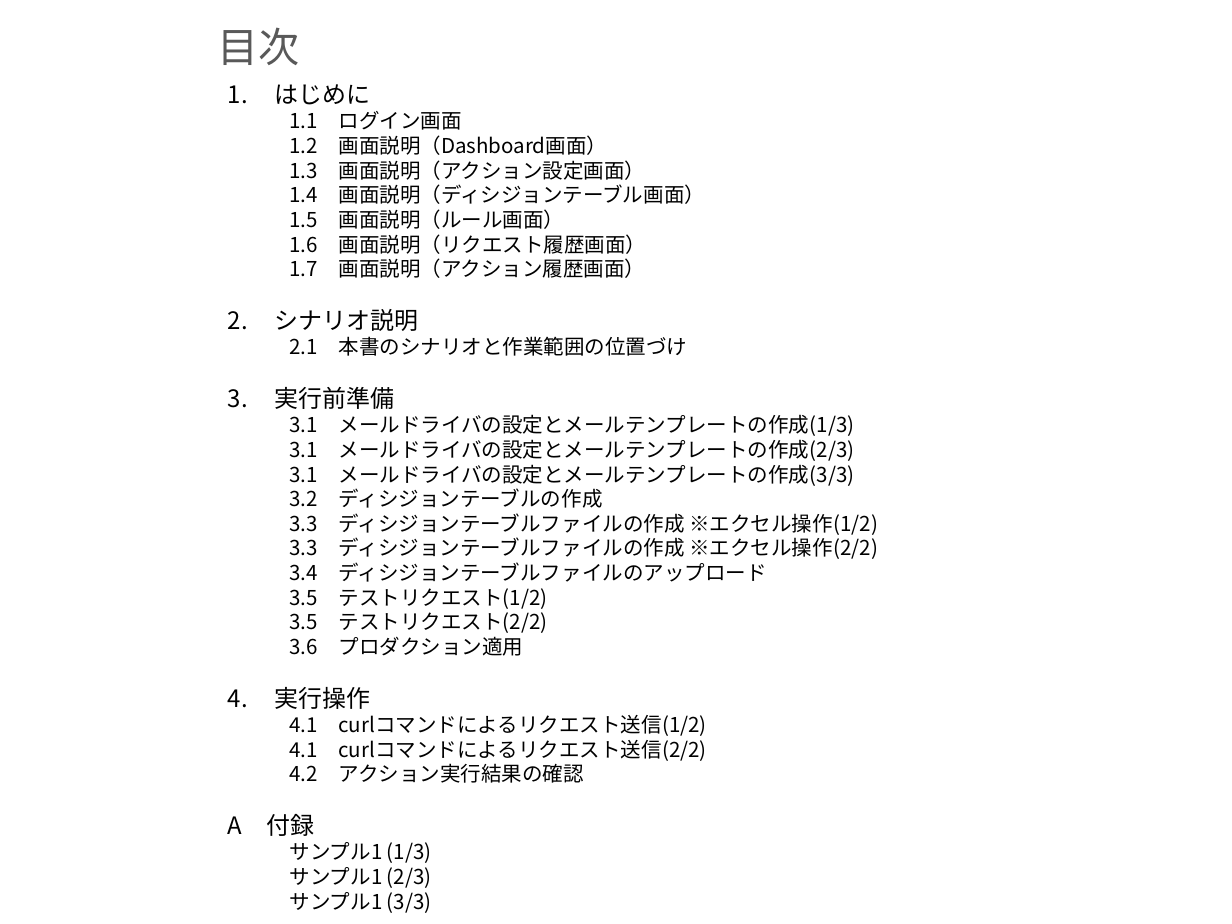
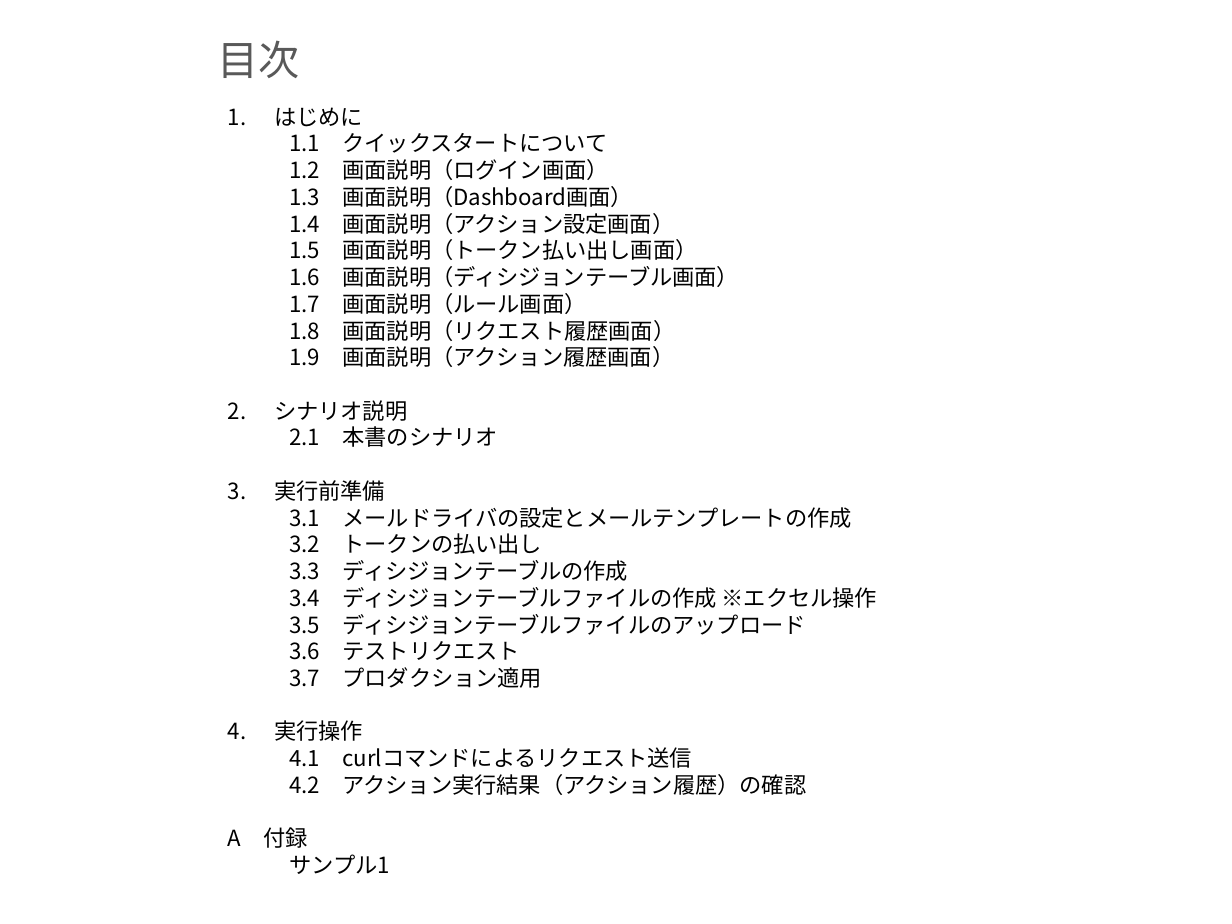
Before and after one commit to exastro-suite/oase-docs, a slide deck: slide 2 of asset/Learn_ja/OASE-quickstart_ja.pptx. Drawn at 1232x924 pixels with LibreOffice and Linux fonts; fonts in the diff are those of the drawing; background and template pictures are left out. Boxes give left, top, right and bottom in pixels: in the first picture for what was removed or moved away, otherwise in the second. Text is boxed around its words. In the diff, an @@ line names an element or a change of style, - is before the commit and + after.

```diff
--- a/asset/Learn_ja/OASE-quickstart_ja.pptx
+++ b/asset/Learn_ja/OASE-quickstart_ja.pptx
@@ title "目次": place and size @@
-title "目次" at box(218, 27, 300, 65)
+title "目次" at box(218, 40, 300, 78)
@@ text "はじめに": place and size @@
-text "はじめに" at box(274, 84, 878, 913)
+text "はじめに" at box(228, 107, 877, 874)
@@ text at box(228, 107, 407, 848): size 14 to 13 pt in "はじめに", "シナリオ説明", "実行前準備", "実行操作" and 1 more places @@
@@ text at box(290, 133, 739, 367): text changed; size 12 to 13 pt @@
-  1.1 ログイン画面
-  1.2 画面説明（Dashboard画面）
-  1.3 画面説明（アクション設定画面）
-  1.4 画面説明（ディシジョンテーブル画面）
-  1.5 画面説明（ルール画面）
-  1.6 画面説明（リクエスト履歴画面）
-  1.7 画面説明（アクション履歴画面）
+  1.1 クイックスタートについて
+  1.2 画面説明（ログイン画面）
+  1.3 画面説明（Dashboard画面）
+  1.4 画面説明（アクション設定画面）
+  1.5 画面説明（トークン払い出し画面）
+  1.6 画面説明（ディシジョンテーブル画面）
+  1.7 画面説明（ルール画面）
+  1.8 画面説明（リクエスト履歴画面）
+  1.9 画面説明（アクション履歴画面）
@@ text at box(290, 426, 497, 447): text changed; size 12 to 13 pt @@
-  2.1 本書のシナリオと作業範囲の位置づけ
+  2.1 本書のシナリオ
@@ text at box(290, 507, 877, 688): text changed; size 12 to 13 pt @@
-  3.1 メールドライバの設定とメールテンプレートの作成(1/3)
-  3.1 メールドライバの設定とメールテンプレートの作成(2/3)
-  3.1 メールドライバの設定とメールテンプレートの作成(3/3)
-  3.2 ディシジョンテーブルの作成
-  3.3 ディシジョンテーブルファイルの作成 ※エクセル操作(1/2)
-  3.3 ディシジョンテーブルファイルの作成 ※エクセル操作(2/2)
-  3.4 ディシジョンテーブルファイルのアップロード
-  3.5 テストリクエスト(1/2)
-  3.5 テストリクエスト(2/2)
-  3.6 プロダクション適用
+  3.1 メールドライバの設定とメールテンプレートの作成
+  3.2 トークンの払い出し
+  3.3 ディシジョンテーブルの作成
+  3.4 ディシジョンテーブルファイルの作成 ※エクセル操作
+  3.5 ディシジョンテーブルファイルのアップロード
+  3.6 テストリクエスト
+  3.7 プロダクション適用
@@ text at box(290, 747, 806, 795): text changed; size 12 to 13 pt @@
-  4.1 curlコマンドによるリクエスト送信(1/2)
-  4.1 curlコマンドによるリクエスト送信(2/2)
-  4.2 アクション実行結果の確認
+  4.1 curlコマンドによるリクエスト送信
+  4.2 アクション実行結果（アクション履歴）の確認
@@ text at box(290, 854, 390, 874): text changed; size 12 to 13 pt @@
-  サンプル1 (1/3)
-  サンプル1 (2/3)
-  サンプル1 (3/3)
+  サンプル1
```
Also in this commit, not shown: 26 other slides changed, 7 slides added, 1 other file.
